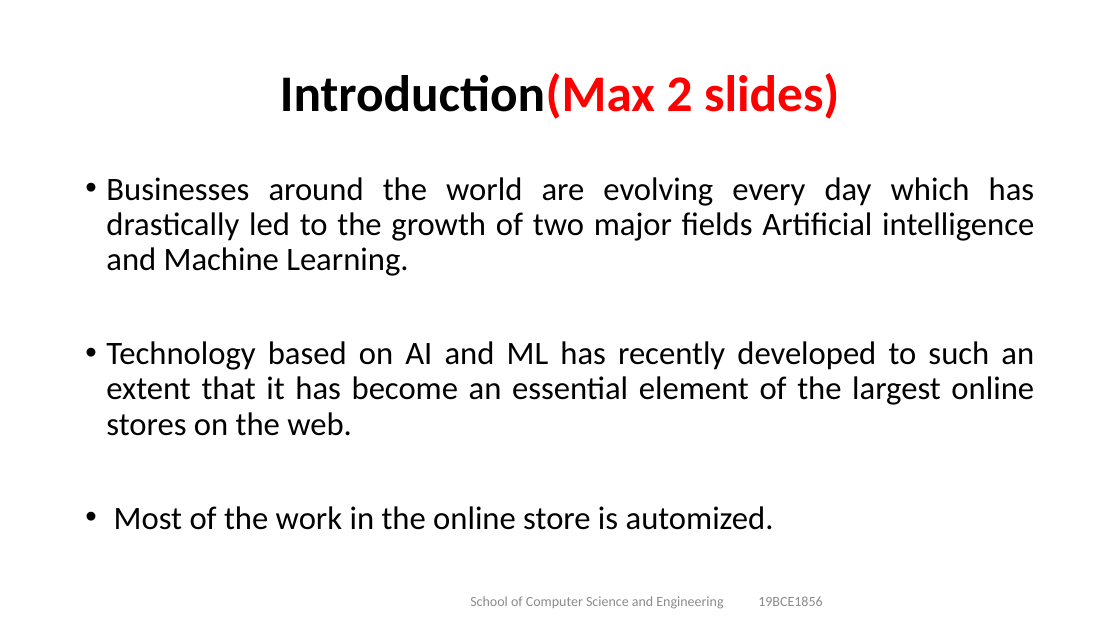
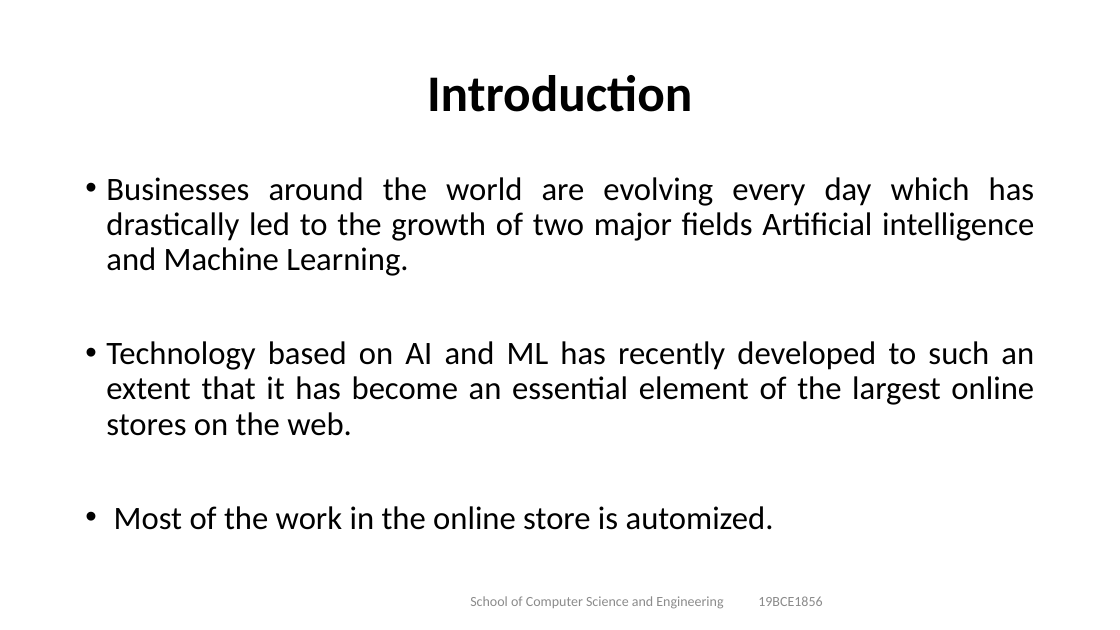
Before and after one commit to tusharmaurya267/E-commerce-Research-paper, a slide deck: slide 4 of CAPSTONE PROJECT REVIEW 1 PPT.pptx. Drawn at 1120x630 pixels with LibreOffice and Linux fonts; fonts in the diff are those of the drawing. Boxes give left, top, right and bottom in pixels: in the first picture for what was removed or moved away, otherwise in the second. Text is boxed around its words. In the diff, an @@ line names an element or a change of style, - is before the commit and + after.

```diff
--- a/CAPSTONE PROJECT REVIEW 1 PPT.pptx
+++ b/CAPSTONE PROJECT REVIEW 1 PPT.pptx
@@ title at <box>427,75,692,112</box>: text changed @@
-Introduction(Max 2 slides)
+Introduction
```
Also in this commit, not shown: 7 other slides changed, 5 slides added, 1 slide removed, 1 other file.
